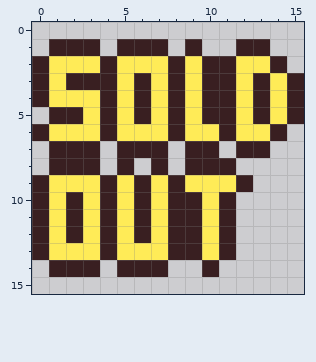
Pixel-art file -- resources/sprites/GUI/shop/shop_sold_texture.aseprite. The picture above was drawn from the file before the commit.
16x16 pixels, 1 frame.
After the commit:
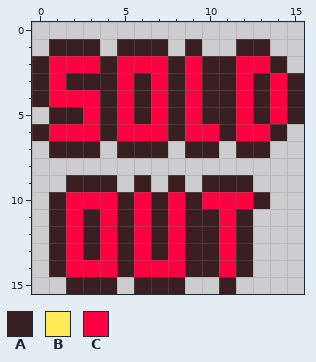
Palette (. is transparent): A #391f21  B #ffeb57  C #ff0040
Edits made:
Changed rows in their new state; - is an unchanged pixel.
first column x 0:
 2 -CCC-CCC-C--CC-
 3 -C---C-C-C--C-C
 4 -CCC-C-C-C--C-C
 5 ---C-C-C-C--C-C
 6 -CCC-CCC-CC-CC-
 8 -...-.-.-...---
 9 ..AA-.-.-.AA---
10 .ACCCACAC-CCCA-
11 .ACACACAC-ACA--
12 .ACACACAC-ACA--
13 .ACACACAC-ACA--
14 --CCC-CCCA-CA--
15 --AAA-AAA--A---
